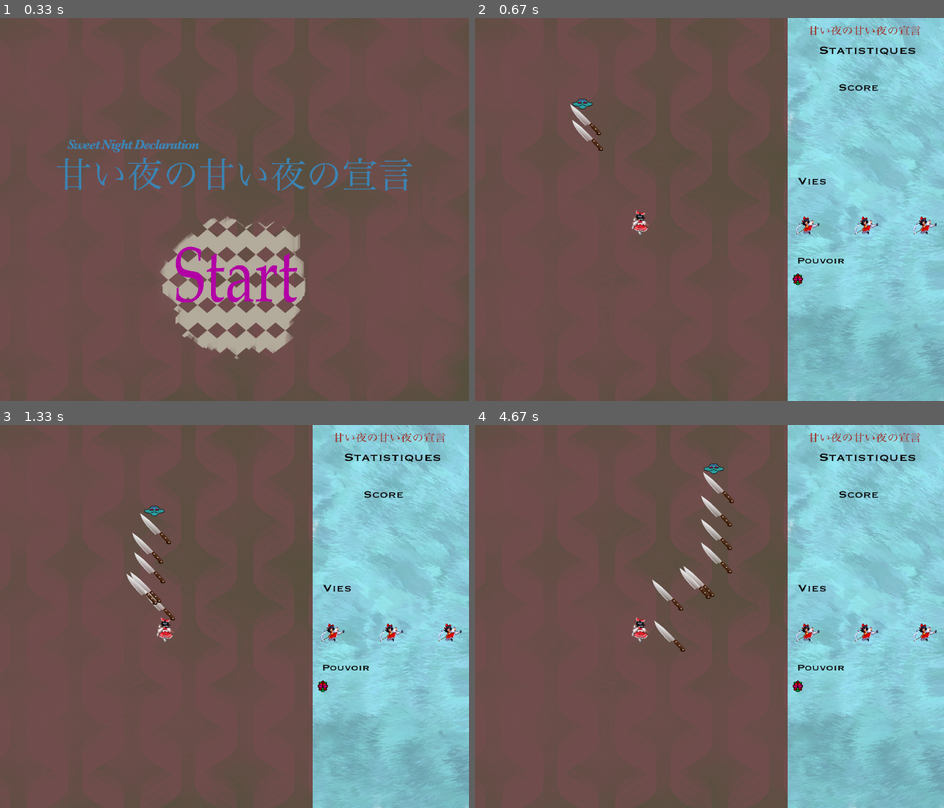
Above: before the commit, frames 1-4 (two rows, left to right).
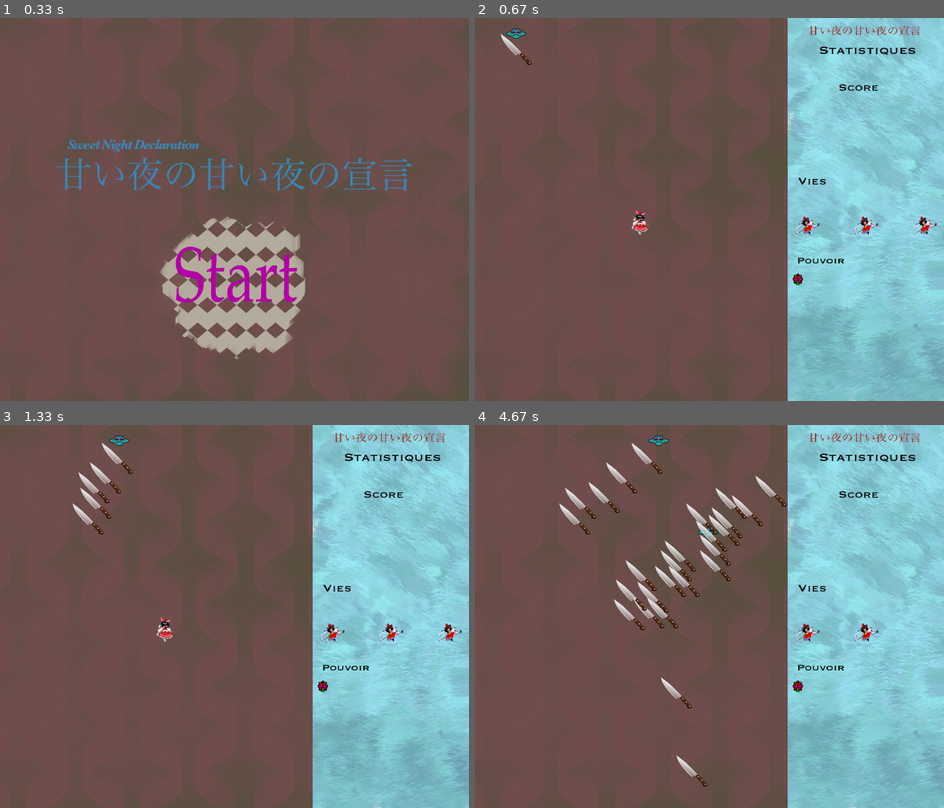
Above: after the commit, the same moments.

Repository: sukaizer/Sweet-Night-Declaration
Game: pygame game, started from main.py
The game is run twice, just before and just after one commit, with the same random seed, the same clock (stepped at 60 frames per second) and the same inputs.
Inputs (mouse positions are in pixels of both pictures, inside the frame that each line leads up to):
- Up to frame 1 (0.33 s): no input
- Up to frame 2 (0.67 s): click (709, 286) at 0.38 s
- Up to frame 3 (1.33 s): tap Space at 0.67 s
- Up to frame 4 (4.67 s): tap Esc at 2, 2.33 s

Frame 1 is identical in both runs. In frame 2, 0.5% of the frame differs, in the area x 5-28%, y 2-35%; in frame 3, 1.3%; in frame 4, 3.8%, in the area x 17-99%, y 2-95%.

Commit message:
better main

Diff:
--- a/Enemy.py
+++ b/Enemy.py
@@ -41,6 +41,9 @@
         if self.health <= 0:
             self.remove()
 
+    def create_bullet(self, x, y, angle, v, asset):
+        self.game.all_enemy_bullets.add(EnemyBullet(self.game, x, y, angle, v, asset))
+
     def create_bullet(self, x, y, angle, v, cooldown, asset):
         if self.game.time % cooldown == 0:
             self.game.all_enemy_bullets.add(EnemyBullet(self.game, x, y, angle, v, asset))
--- a/Enemy_pattern.py
+++ b/Enemy_pattern.py
@@ -18,7 +18,7 @@
 def simple_move(game, enemy):
     """Effectue un mouvement vertical simple de l'ennemi"""
     enemy.move()
-    if enemy.vx <= 0 and enemy.rect.x < 40:
+    if enemy.vx <= 0 and enemy.rect.x < 10:
         enemy.set_move(1, np.sin(game.time), enemy.velocity)
-    if enemy.vx > 0 and enemy.rect.x > game.real_width - enemy.rect.width:
+    if enemy.vx > 0 and enemy.rect.x > game.real_width:
         enemy.set_move(-1, np.sin(game.time), enemy.velocity)
--- a/Game.py
+++ b/Game.py
@@ -57,20 +57,133 @@
         self.pause_rect.y = self.height / 2 - self.pause_rect.height / 2
         self.is_paused = False
 
+
+
     def update(self, screen):
+
+        self.script_0()
+
         self.exited_screen()
+        self.draw_pause_screen(screen)
+
+
+
+
+        # Animation sprite joueur
+        self.draw_player(screen)
+        # dessin des objets
+        self.all_enemies.draw(screen)
+        self.player.all_bullets.draw(screen)
+        self.all_enemy_bullets.draw(screen)
+        self.stats.stat_menu(screen)
+
+        self.remove_bullet_collision()
+
+
+
+        #deplacement bullets
+        self.move_bullets()
+
+        # verif des deplacements
+
+        self.update_player()
+
+        if not self.is_paused:
+            self.time_bullet += 1
+
+
+        self.input_detection()
+
+        self.loop_song()
+
+
+        if not self.is_paused:
+            self.time += 1
+
+
+    def script_0(self):
+        if not self.is_paused:
+            for enemies in self.all_enemies:
+                simple_move(self, enemies)
+                enemies.create_bullet(enemies.rect.x, enemies.rect.y, bullet_to_player(self, enemies), 5, 10,
+                                        'assets/enemies/knofe.png')
+            if self.time % 60 == 0:
+                self.all_enemies.add(Enemy(self, 0, 20, 1, 0, random.randint(3, 9)))
+
+
+
+
+    def draw_pause_screen(self, screen):
         if self.is_paused:
             screen.blit(self.pause, self.pause_rect)
-        if not self.is_paused:
-            self.time_bullet += 1
-            self.time_collision += 1
-
-        if self.walkCount >= self.number_frames * len(self.player.walkLeft):
-            self.walkCount = 0
-
-        # Animation sprite joueur
+
+
+    def exited_screen(self):
+        for enemies in self.all_enemies:
+            if enemies.rect.x > (self.real_width + enemies.rect.width) or enemies.rect.x < (
+                    0 - enemies.rect.width) or enemies.rect.y > (
+                    self.height + enemies.rect.height) or enemies.rect.y < (0 - enemies.rect.height):
+                enemies.remove()
+        for enemy_bullet in self.all_enemy_bullets:
+            if enemy_bullet.rect.x > (self.real_width + enemy_bullet.rect.width) or enemy_bullet.rect.x < (
+                    0 - enemy_bullet.rect.width) or enemy_bullet.rect.y > (
+                    self.height + enemy_bullet.rect.height) or enemy_bullet.rect.y < (0 - enemy_bullet.rect.height):
+                enemy_bullet.remove()
+        for player_bullet in self.player.all_bullets:
+            if player_bullet.rect.x > (self.real_width + player_bullet.rect.width) or player_bullet.rect.x < (
+                    0 - player_bullet.rect.width) or player_bullet.rect.y > (
+                    self.height + player_bullet.rect.height) or player_bullet.rect.y < (0 - player_bullet.rect.height):
+                player_bullet.remove()
+
+
+    def update_player(self):
+        if not self.is_paused and self.pressed.get(pygame.K_RIGHT) and not self.pressed.get(
+                pygame.K_LEFT) and self.player.rect.x + self.player.rect.width * 1.2 < self.real_width:
+            self.player.move_right()
+            self.left = False
+            self.right = True
+        elif not self.is_paused and self.pressed.get(pygame.K_LEFT) and not self.pressed.get(
+                pygame.K_RIGHT) and self.player.rect.x > 0:
+            self.player.move_left()
+            self.left = True
+            self.right = False
+        else:
+            self.left = False
+            self.right = False
+        if not self.is_paused and self.pressed.get(pygame.K_UP) and not self.pressed.get(
+                pygame.K_DOWN) and self.player.rect.y > 0:
+            self.player.move_up()
+        elif not self.is_paused and self.pressed.get(pygame.K_DOWN) and not self.pressed.get(
+                pygame.K_UP) and self.player.rect.y + self.player.rect.height < self.height:
+            self.player.move_down()
+
+
+
+        if not self.is_paused and self.pressed.get(pygame.K_SPACE) and self.time_bullet > self.wait_bullet_time:
+            self.bulletSound.play()
+            self.player.shoot()
+            self.time_bullet = 0
+
+        if self.time_collision > self.wait_collision_time:
+            self.is_immune = False
+
+        if not self.is_immune:
+            if self.player.check_player_collision():  # collision du personnage
+                self.time_collision = 0
+                self.is_immune = True
+                if self.player.health == 0:
+                    self.is_dead = True
+                    self.is_playing = False
+
         if self.is_immune:
             self.immune_count += 1
+
+        if not self.is_paused:
+            self.time_collision += 1
+
+
+    def draw_player(self, screen):
+        if self.is_immune:
             if self.immune_count % 2 == 0:
                 if self.left:
                     screen.blit(self.player.walkLeft[self.walkCount // self.number_frames], self.player.rect)
@@ -96,66 +209,11 @@
             pygame.draw.circle(screen, (0, 255, 0, 0.1), (
                 self.player.rect.x + self.player.rect.width // 2, self.player.rect.y + self.player.rect.height // 2),
                                self.player.hitbox + 7)
-        # dessin des objets
-        self.all_enemies.draw(screen)
-        self.player.all_bullets.draw(screen)
-        self.all_enemy_bullets.draw(screen)
-        self.stats.stat_menu(screen)
-
-        bullet = self.check_collision_player(self.all_enemy_bullets)
-        if bullet is not None:
-            bullet.remove()
-
-        if not self.is_paused:
-            for enemies in self.all_enemies:
-                simple_move(self, enemies)
-                enemies.create_bullet(enemies.rect.x, enemies.rect.y, bullet_to_player(self, enemies), 5, 10,
-                                      'assets/enemies/knofe.png')
-
-            for bullets in self.player.all_bullets:
-                bullets.move()
-
-            for enemy_bullet in self.all_enemy_bullets:
-                enemy_bullet.move()
-
-        # verif des deplacements
-
-        if not self.is_paused and self.pressed.get(pygame.K_RIGHT) and not self.pressed.get(
-                pygame.K_LEFT) and self.player.rect.x + self.player.rect.width * 1.2 < self.real_width:
-            self.player.move_right()
-            self.left = False
-            self.right = True
-        elif not self.is_paused and self.pressed.get(pygame.K_LEFT) and not self.pressed.get(
-                pygame.K_RIGHT) and self.player.rect.x > 0:
-            self.player.move_left()
-            self.left = True
-            self.right = False
-        else:
-            self.left = False
-            self.right = False
-        if not self.is_paused and self.pressed.get(pygame.K_UP) and not self.pressed.get(
-                pygame.K_DOWN) and self.player.rect.y > 0:
-            self.player.move_up()
-        elif not self.is_paused and self.pressed.get(pygame.K_DOWN) and not self.pressed.get(
-                pygame.K_UP) and self.player.rect.y + self.player.rect.height < self.height:
-            self.player.move_down()
-
-        if not self.is_paused and self.pressed.get(pygame.K_SPACE) and self.time_bullet > self.wait_bullet_time:
-            self.bulletSound.play()
-            self.player.shoot()
-            self.time_bullet = 0
-
-        if self.time_collision > self.wait_collision_time:
-            self.is_immune = False
-
-        if not self.is_immune:
-            if self.player.check_player_collision():  # collision du personnage
-                self.time_collision = 0
-                self.is_immune = True
-                if self.player.health == 0:
-                    self.is_dead = True
-                    self.is_playing = False
-
+        if self.walkCount >= self.number_frames * len(self.player.walkLeft):
+            self.walkCount = 0
+
+
+    def input_detection(self):
         for event in pygame.event.get():
             # detection de la fermeture de la fenetre
             if event.type == pygame.QUIT:
@@ -185,30 +243,40 @@
                 else:
                     pygame.mixer.music.load('assets/music/stage01repeat.ogg')
                     pygame.mixer.music.play(1)
-        if not self.is_paused:
-            self.time += 1
-
-    def exited_screen(self):
-        for enemies in self.all_enemies:
-            if enemies.rect.x > (self.real_width + enemies.rect.width) or enemies.rect.x < (
-                    0 - enemies.rect.width) or enemies.rect.y > (
-                    self.height + enemies.rect.height) or enemies.rect.y < (0 - enemies.rect.height):
-                enemies.remove()
-        for enemy_bullet in self.all_enemy_bullets:
-            if enemy_bullet.rect.x > (self.real_width + enemy_bullet.rect.width) or enemy_bullet.rect.x < (
-                    0 - enemy_bullet.rect.width) or enemy_bullet.rect.y > (
-                    self.height + enemy_bullet.rect.height) or enemy_bullet.rect.y < (0 - enemy_bullet.rect.height):
-                enemy_bullet.remove()
-        for player_bullet in self.player.all_bullets:
-            if player_bullet.rect.x > (self.real_width + player_bullet.rect.width) or player_bullet.rect.x < (
-                    0 - player_bullet.rect.width) or player_bullet.rect.y > (
-                    self.height + player_bullet.rect.height) or player_bullet.rect.y < (0 - player_bullet.rect.height):
-                player_bullet.remove()
+
+
+
+    def loop_song(self):
+        for event in pygame.event.get():
+            if event.type == self.SONG_END:
+                if not self.song_played:
+                    pygame.mixer.music.load('assets/music/stage01start.ogg')
+                    pygame.mixer.music.play(1)
+                    self.song_played = True
+                else:
+                    pygame.mixer.music.load('assets/music/stage01repeat.ogg')
+                    pygame.mixer.music.play(1)
+
 
     def spawn_enemy(self):
         """Permet de faire apparaitre un ennemi"""
 
         self.all_enemies.add(Enemy(self, 200, 200, 1, 0, random.randint(3, 9)))
+
+    def move_bullets(self):
+        if not self.is_paused:
+            for bullets in self.player.all_bullets:
+                bullets.move()
+
+            for enemy_bullet in self.all_enemy_bullets:
+                enemy_bullet.move()
+
+
+    def remove_bullet_collision(self):
+        bullet = self.check_collision_player(self.all_enemy_bullets)
+        if bullet is not None:
+            bullet.remove()
+
 
     def check_collision(self, sprite, group):
         return pygame.sprite.spritecollide(sprite, group, False, collided=pygame.sprite.collide_rect)
@@ -241,7 +309,7 @@
         self.player = Player(self)
         self.stats = Stats(self, self.player)
         self.all_enemies = pygame.sprite.Group()
-        self.spawn_enemy()
+        self.all_enemy_bullets = pygame.sprite.Group()
         self.pressed = {}
         self.time_bullet = 0
         self.wait_bullet_time = 2
--- a/Player.py
+++ b/Player.py
@@ -82,7 +82,7 @@
         self.velocity = self.max_velocity
 
     def check_player_collision(self):
-        if self.game.check_collision_player(self.game.all_enemies):
+        if self.game.check_collision_player(self.game.all_enemies) or self.game.check_collision_player(self.game.all_enemy_bullets):
             self.health -= 1
             return True
         else:
